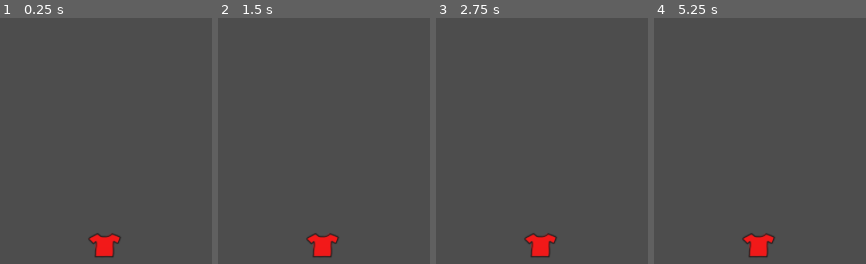
Above: before the commit, frames 1-4 (left to right).
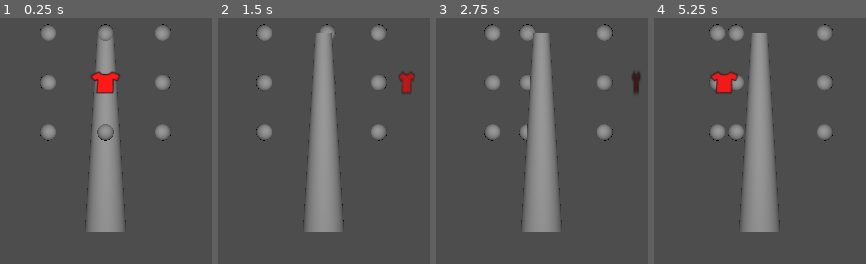
Above: after the commit, the same moments.

Repository: SKeppinger/ALT-CTRL
Game: Godot game, scene res://scenes/level.tscn
Two runs of this game, one before a commit and one after it. Both use one fixed random seed, a clock stepped at 60 frames per second and the inputs below.
Inputs (mouse positions are in pixels of both pictures, inside the frame that each line leads up to):
- Up to frame 1 (0.25 s): no input
- Up to frame 2 (1.5 s): tap Enter at 0.5 s; move the mouse to (outside the picture) at 0.52 s; press the mouse at (outside the picture) at 0.53 s; hold Right (rotate_right) 0.53-1.28 s; move the mouse to (outside the picture) at 1.27 s; release the mouse at (outside the picture) at 1.28 s; hold Left (rotate_left) from 1.28 s (still down); click (outside the picture) at 1.35 s
- Up to frame 3 (2.75 s): move the mouse to (outside the picture) at 2.02 s; release Left (rotate_left) at 2.03 s; press the mouse at (outside the picture) at 2.03 s; hold Right (rotate_right) from 2.03 s (still down)
- Up to frame 4 (5.25 s): move the mouse to (719, 172) at 2.77 s; release the mouse at (719, 172) at 2.78 s; click (719, 172) at 2.85 s; move the mouse to (outside the picture) at 3.52 s; release Right (rotate_right) at 3.53 s; press the mouse at (outside the picture) at 3.53 s; hold Left (rotate_left) from 3.53 s (still down); move the mouse to (outside the picture) at 4.27 s; release the mouse at (outside the picture) at 4.28 s; click (outside the picture) at 4.35 s; move the mouse to (800, 81) at 5.02 s; press the mouse at (800, 81) at 5.03 s

The runs differ from the first frame. In frame 1, 13% of the frame differs, in the area x 18-81%, y 2-98%; in frame 2, 13%; in frame 3, 14%; in frame 4, 14%, in the area x 25-85%, y 2-98%.

Commit message:
dragging off of and dropping onto coat rack! it works!

Diff:
--- a/assets/scripts/item.gd
+++ b/assets/scripts/item.gd
@@ -1,12 +1,44 @@
 extends Node3D
 
+signal dropped
+
 var coat_rack
+var hovering = null
+var holding = null
 
-# Called when the node enters the scene tree for the first time.
+func get_holding():
+	return holding
+
+func clear_holding():
+	holding.remove_from_group("holding")
+	holding = null
+
 func _ready():
-	pass # Get coat rack
+	coat_rack = get_tree().get_first_node_in_group("coat_rack")
 
-# Called every frame. 'delta' is the elapsed time since the previous frame.
-func _process(delta):
-	if (is_in_group("hanging")):
-		pass # Here is where we will move the item with the coat rack arm it is on
+func _on_dropped():
+	if hovering and !hovering.is_in_group("holding"):
+		global_position = hovering.global_position
+		if hovering.get_parent().get_parent().get_parent().is_in_group("coat_rack"): # This is ugly but it works
+			var side_difference = 0.0
+			match hovering.get_parent().get_parent().get_name(): # So is this :(
+				"Side 1":
+					side_difference = 0.0
+				"Side 2":
+					side_difference = 120.0
+				"Side 3":
+					side_difference = -120.0
+			rotation = Vector3(0, deg_to_rad(side_difference), 0) + coat_rack.rotation
+		add_to_group("hanging")
+		hovering.add_to_group("holding")
+		holding = hovering
+
+func _on_drop_area_area_entered(area):
+	if area.get_parent().is_in_group("item_receiver"):
+		hovering = area
+		area.add_to_group("hovering")
+
+func _on_drop_area_area_exited(area):
+	if area.is_in_group("hovering"):
+		hovering = null
+		area.remove_from_group("hovering")
--- a/assets/scripts/item_area.gd
+++ b/assets/scripts/item_area.gd
@@ -1,6 +1,4 @@
 extends Area3D
-
-signal dropped
 
 func _on_mouse_entered():
 	if get_parent().is_in_group("interactable"):
@@ -8,6 +6,3 @@
 
 func _on_mouse_exited():
 	get_parent().remove_from_group("targeted_item")
-
-func _on_dropped():
-	pass # Replace with function body.
--- a/assets/scripts/level_controller.gd
+++ b/assets/scripts/level_controller.gd
@@ -15,6 +15,5 @@
 func _on_interactable_area_area_shape_entered(area_rid, area, area_shape_index, local_shape_index):
 	area.get_parent().add_to_group("interactable")
 
-
 func _on_interactable_area_area_shape_exited(area_rid, area, area_shape_index, local_shape_index):
-	area.get_parent().add_to_group("interactable")
+	area.get_parent().remove_from_group("interactable")
--- a/assets/scripts/player_controller.gd
+++ b/assets/scripts/player_controller.gd
@@ -28,8 +28,20 @@
 	# In the future, a number will be read in and the coat rack's rotation will be set to that number
 	if Input.is_action_pressed("rotate_right"):
 		coat_rack.rotate_y(0.03)
+		# Also rotate hanging items
+		for node in get_tree().get_nodes_in_group("hanging"):
+			var vector_between = node.global_position - coat_rack.global_position
+			vector_between = vector_between.rotated(Vector3(0, 1, 0), 0.03)
+			node.global_position = vector_between
+			node.rotate_y(0.03)
 	elif Input.is_action_pressed("rotate_left"):
 		coat_rack.rotate_y(-0.03)
+		# Also rotate hanging items
+		for node in get_tree().get_nodes_in_group("hanging"):
+			var vector_between = node.global_position - coat_rack.global_position
+			vector_between = vector_between.rotated(Vector3(0, 1, 0), -0.03)
+			node.global_position = vector_between
+			node.rotate_y(-0.03)
 	# Read player input for dragging items
 	if held_item and Input.is_action_pressed("left_click"):
 		# Continue dragging the held item
@@ -39,6 +51,9 @@
 		if (get_tree().get_first_node_in_group("targeted_item")):
 			held_item = get_tree().get_first_node_in_group("targeted_item") # Pick up the item
 			held_item.remove_from_group("hanging")
+			if held_item.get_holding():
+				held_item.clear_holding()
+			held_item.rotation = Vector3(0, 0, 0)
 	elif held_item and Input.is_action_just_released("left_click"):
-		#held_item.get_child("ItemArea").dropped.emit()
+		held_item.dropped.emit()
 		held_item = null # Stop holding the item
--- a/project.godot
+++ b/project.godot
@@ -19,6 +19,8 @@
 
 coat_rack=""
 interactable=""
+item_receiver=""
+hanging=""
 
 [input]
 
--- a/scenes/entities/coat_rack.tscn
+++ b/scenes/entities/coat_rack.tscn
@@ -1,15 +1,21 @@
-[gd_scene load_steps=3 format=3 uid="uid://w32m7l7t3426"]
+[gd_scene load_steps=5 format=3 uid="uid://w32m7l7t3426"]
 
 [ext_resource type="Script" path="res://assets/scripts/coat_rack_controls.gd" id="1_o36b8"]
 
 [sub_resource type="SphereShape3D" id="SphereShape3D_wnoaj"]
+
+[sub_resource type="SphereMesh" id="SphereMesh_arr5m"]
+
+[sub_resource type="CylinderMesh" id="CylinderMesh_saxoq"]
+bottom_radius = 1.25
+height = 12.0
 
 [node name="CoatRack" type="Node3D" groups=["coat_rack"]]
 script = ExtResource("1_o36b8")
 
 [node name="Side 1" type="Node3D" parent="."]
 
-[node name="Arm 1" type="Node3D" parent="Side 1"]
+[node name="Arm 1" type="Node3D" parent="Side 1" groups=["item_receiver"]]
 transform = Transform3D(1, 0, 0, 0, 1, 0, 0, 0, 1, 0, 12, 4)
 
 [node name="Area3D" type="Area3D" parent="Side 1/Arm 1"]
@@ -17,7 +23,10 @@
 [node name="CollisionShape3D" type="CollisionShape3D" parent="Side 1/Arm 1/Area3D"]
 shape = SubResource("SphereShape3D_wnoaj")
 
-[node name="Arm 2" type="Node3D" parent="Side 1"]
+[node name="MeshInstance3D" type="MeshInstance3D" parent="Side 1/Arm 1"]
+mesh = SubResource("SphereMesh_arr5m")
+
+[node name="Arm 2" type="Node3D" parent="Side 1" groups=["item_receiver"]]
 transform = Transform3D(1, 0, 0, 0, 1, 0, 0, 0, 1, 0, 9, 4)
 
 [node name="Area3D" type="Area3D" parent="Side 1/Arm 2"]
@@ -25,7 +34,10 @@
 [node name="CollisionShape3D" type="CollisionShape3D" parent="Side 1/Arm 2/Area3D"]
 shape = SubResource("SphereShape3D_wnoaj")
 
-[node name="Arm 3" type="Node3D" parent="Side 1"]
+[node name="MeshInstance3D" type="MeshInstance3D" parent="Side 1/Arm 2"]
+mesh = SubResource("SphereMesh_arr5m")
+
+[node name="Arm 3" type="Node3D" parent="Side 1" groups=["item_receiver"]]
 transform = Transform3D(1, 0, 0, 0, 1, 0, 0, 0, 1, 0, 6, 4)
 
 [node name="Area3D" type="Area3D" parent="Side 1/Arm 3"]
@@ -33,10 +45,13 @@
 [node name="CollisionShape3D" type="CollisionShape3D" parent="Side 1/Arm 3/Area3D"]
 shape = SubResource("SphereShape3D_wnoaj")
 
+[node name="MeshInstance3D" type="MeshInstance3D" parent="Side 1/Arm 3"]
+mesh = SubResource("SphereMesh_arr5m")
+
 [node name="Side 2" type="Node3D" parent="."]
 transform = Transform3D(-0.5, 0, 0.866025, 0, 1, 0, -0.866025, 0, -0.5, 0, 0, 0)
 
-[node name="Arm 1" type="Node3D" parent="Side 2"]
+[node name="Arm 1" type="Node3D" parent="Side 2" groups=["item_receiver"]]
 transform = Transform3D(1, 0, 0, 0, 1, 0, 0, 0, 1, 0, 12, 4)
 
 [node name="Area3D" type="Area3D" parent="Side 2/Arm 1"]
@@ -44,7 +59,10 @@
 [node name="CollisionShape3D" type="CollisionShape3D" parent="Side 2/Arm 1/Area3D"]
 shape = SubResource("SphereShape3D_wnoaj")
 
-[node name="Arm 2" type="Node3D" parent="Side 2"]
+[node name="MeshInstance3D" type="MeshInstance3D" parent="Side 2/Arm 1"]
+mesh = SubResource("SphereMesh_arr5m")
+
+[node name="Arm 2" type="Node3D" parent="Side 2" groups=["item_receiver"]]
 transform = Transform3D(1, 0, 0, 0, 1, 0, 0, 0, 1, 0, 9, 4)
 
 [node name="Area3D" type="Area3D" parent="Side 2/Arm 2"]
@@ -52,7 +70,10 @@
 [node name="CollisionShape3D" type="CollisionShape3D" parent="Side 2/Arm 2/Area3D"]
 shape = SubResource("SphereShape3D_wnoaj")
 
-[node name="Arm 3" type="Node3D" parent="Side 2"]
+[node name="MeshInstance3D" type="MeshInstance3D" parent="Side 2/Arm 2"]
+mesh = SubResource("SphereMesh_arr5m")
+
+[node name="Arm 3" type="Node3D" parent="Side 2" groups=["item_receiver"]]
 transform = Transform3D(1, 0, 0, 0, 1, 0, 0, 0, 1, 0, 6, 4)
 
 [node name="Area3D" type="Area3D" parent="Side 2/Arm 3"]
@@ -60,10 +81,13 @@
 [node name="CollisionShape3D" type="CollisionShape3D" parent="Side 2/Arm 3/Area3D"]
 shape = SubResource("SphereShape3D_wnoaj")
 
+[node name="MeshInstance3D" type="MeshInstance3D" parent="Side 2/Arm 3"]
+mesh = SubResource("SphereMesh_arr5m")
+
 [node name="Side 3" type="Node3D" parent="."]
 transform = Transform3D(-0.5, 0, -0.866025, 0, 1, 0, 0.866025, 0, -0.5, 0, 0, 0)
 
-[node name="Arm 1" type="Node3D" parent="Side 3"]
+[node name="Arm 1" type="Node3D" parent="Side 3" groups=["item_receiver"]]
 transform = Transform3D(1, 0, 0, 0, 1, 0, 0, 0, 1, 0, 12, 4)
 
 [node name="Area3D" type="Area3D" parent="Side 3/Arm 1"]
@@ -71,7 +95,10 @@
 [node name="CollisionShape3D" type="CollisionShape3D" parent="Side 3/Arm 1/Area3D"]
 shape = SubResource("SphereShape3D_wnoaj")
 
-[node name="Arm 2" type="Node3D" parent="Side 3"]
+[node name="MeshInstance3D" type="MeshInstance3D" parent="Side 3/Arm 1"]
+mesh = SubResource("SphereMesh_arr5m")
+
+[node name="Arm 2" type="Node3D" parent="Side 3" groups=["item_receiver"]]
 transform = Transform3D(1, 0, 0, 0, 1, 0, 0, 0, 1, 0, 9, 4)
 
 [node name="Area3D" type="Area3D" parent="Side 3/Arm 2"]
@@ -79,10 +106,20 @@
 [node name="CollisionShape3D" type="CollisionShape3D" parent="Side 3/Arm 2/Area3D"]
 shape = SubResource("SphereShape3D_wnoaj")
 
-[node name="Arm 3" type="Node3D" parent="Side 3"]
+[node name="MeshInstance3D" type="MeshInstance3D" parent="Side 3/Arm 2"]
+mesh = SubResource("SphereMesh_arr5m")
+
+[node name="Arm 3" type="Node3D" parent="Side 3" groups=["item_receiver"]]
 transform = Transform3D(1, 0, 0, 0, 1, 0, 0, 0, 1, 0, 6, 4)
 
 [node name="Area3D" type="Area3D" parent="Side 3/Arm 3"]
 
 [node name="CollisionShape3D" type="CollisionShape3D" parent="Side 3/Arm 3/Area3D"]
 shape = SubResource("SphereShape3D_wnoaj")
+
+[node name="MeshInstance3D" type="MeshInstance3D" parent="Side 3/Arm 3"]
+mesh = SubResource("SphereMesh_arr5m")
+
+[node name="MeshInstance3D" type="MeshInstance3D" parent="."]
+transform = Transform3D(1, 0, 0, 0, 1, 0, 0, 0, 1, 0, 6, 0)
+mesh = SubResource("CylinderMesh_saxoq")
--- a/scenes/entities/item.tscn
+++ b/scenes/entities/item.tscn
@@ -13,13 +13,18 @@
 [sub_resource type="PlaneMesh" id="PlaneMesh_hnswv"]
 material = SubResource("StandardMaterial3D_sqhap")
 
+[sub_resource type="CylinderShape3D" id="CylinderShape3D_q64hu"]
+height = 4.0
+radius = 1.0
+
 [node name="Item" type="Node3D"]
 script = ExtResource("1_0fp4g")
 
 [node name="ItemArea" type="Area3D" parent="."]
+transform = Transform3D(1, 0, 0, 0, 1, 0, 0, 0, 1, 0, 0, 0.500154)
 script = ExtResource("2_y4obx")
 
-[node name="CollisionShape2D" type="CollisionShape3D" parent="ItemArea"]
+[node name="CollisionShape3D" type="CollisionShape3D" parent="ItemArea"]
 transform = Transform3D(2, 0, 0, 0, 2, 0, 0, 0, 2, 0, 0, 0)
 shape = SubResource("SphereShape3D_5aevo")
 
@@ -27,6 +32,13 @@
 transform = Transform3D(1, 0, 0, 0, -4.37114e-08, -1, 0, 1, -4.37114e-08, 0, 0, 0)
 mesh = SubResource("PlaneMesh_hnswv")
 
-[connection signal="dropped" from="ItemArea" to="ItemArea" method="_on_dropped"]
+[node name="DropArea" type="Area3D" parent="."]
+
+[node name="CollisionShape3D" type="CollisionShape3D" parent="DropArea"]
+transform = Transform3D(1, 0, 0, 0, -4.37114e-08, -1, 0, 1, -4.37114e-08, 0, 0, -2)
+shape = SubResource("CylinderShape3D_q64hu")
+
 [connection signal="mouse_entered" from="ItemArea" to="ItemArea" method="_on_mouse_entered"]
 [connection signal="mouse_exited" from="ItemArea" to="ItemArea" method="_on_mouse_exited"]
+[connection signal="area_entered" from="DropArea" to="." method="_on_drop_area_area_entered"]
+[connection signal="area_exited" from="DropArea" to="." method="_on_drop_area_area_exited"]
--- a/scenes/level.tscn
+++ b/scenes/level.tscn
@@ -6,7 +6,7 @@
 [ext_resource type="PackedScene" uid="uid://bcb83sbgp4qi3" path="res://scenes/entities/item.tscn" id="4_rux80"]
 
 [sub_resource type="BoxShape3D" id="BoxShape3D_dkq37"]
-size = Vector3(50, 30, 6)
+size = Vector3(50, 30, 4)
 
 [sub_resource type="BoxShape3D" id="BoxShape3D_76i4q"]
 size = Vector3(50, 30, 0.01)
@@ -17,6 +17,9 @@
 
 [node name="Camera3D" type="Camera3D" parent="."]
 transform = Transform3D(1, 0, 0, 0, 1, 0, 0, 0, 1, 0, 9, 20)
+keep_aspect = 0
+projection = 1
+size = 48.143
 
 [node name="OmniLight3D" type="OmniLight3D" parent="Camera3D"]
 omni_range = 4096.0
@@ -30,7 +33,7 @@
 input_ray_pickable = false
 
 [node name="CollisionShape3D" type="CollisionShape3D" parent="InteractableArea"]
-transform = Transform3D(1, 0, 0, 0, 1, 0, 0, 0, 1, 0, 7.5, 4.97068)
+transform = Transform3D(1, 0, 0, 0, 1, 0, 0, 0, 1, 0, 7.5, 3)
 shape = SubResource("BoxShape3D_dkq37")
 
 [node name="MouseDepth" type="StaticBody3D" parent="."]
@@ -39,9 +42,10 @@
 transform = Transform3D(1, 0, 0, 0, 1, 0, 0, 0, 1, 0, 7.5, 4)
 shape = SubResource("BoxShape3D_76i4q")
 
-[node name="Item" parent="." instance=ExtResource("4_rux80")]
-transform = Transform3D(1, 0, 0, 0, 1, 0, 0, 0, 1, 0, 0, 4)
+[node name="Item" parent="." groups=["hanging"] instance=ExtResource("4_rux80")]
+transform = Transform3D(1, 0, 0, 0, 1, 0, 0, 0, 1, 0.033, 8.906, 6)
 
 [connection signal="area_shape_entered" from="InteractableArea" to="LevelController" method="_on_interactable_area_area_shape_entered"]
 [connection signal="area_shape_exited" from="InteractableArea" to="LevelController" method="_on_interactable_area_area_shape_exited"]
 [connection signal="body_entered" from="InteractableArea" to="LevelController" method="_on_interactable_area_body_entered"]
+[connection signal="dropped" from="Item" to="Item" method="_on_dropped"]
Not shown: 1 places in scenes/entities/item.tscn that only renumber resources
